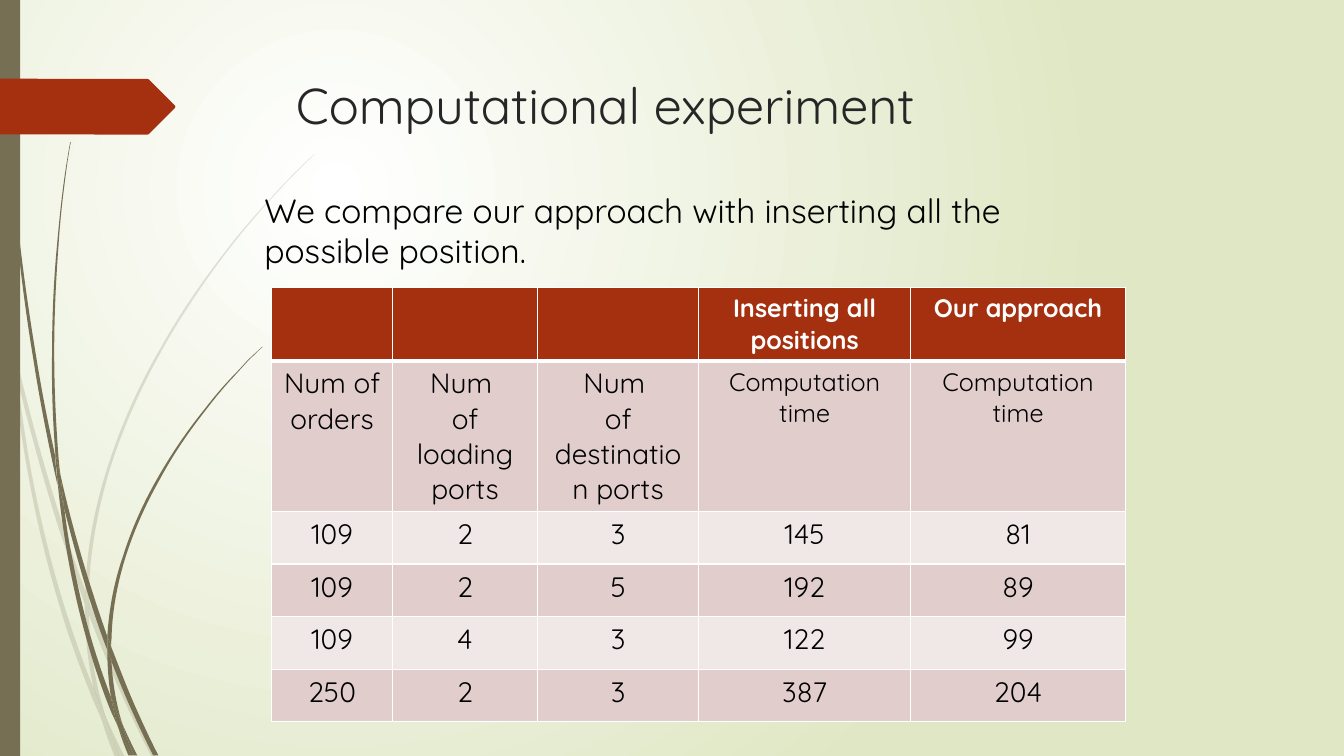
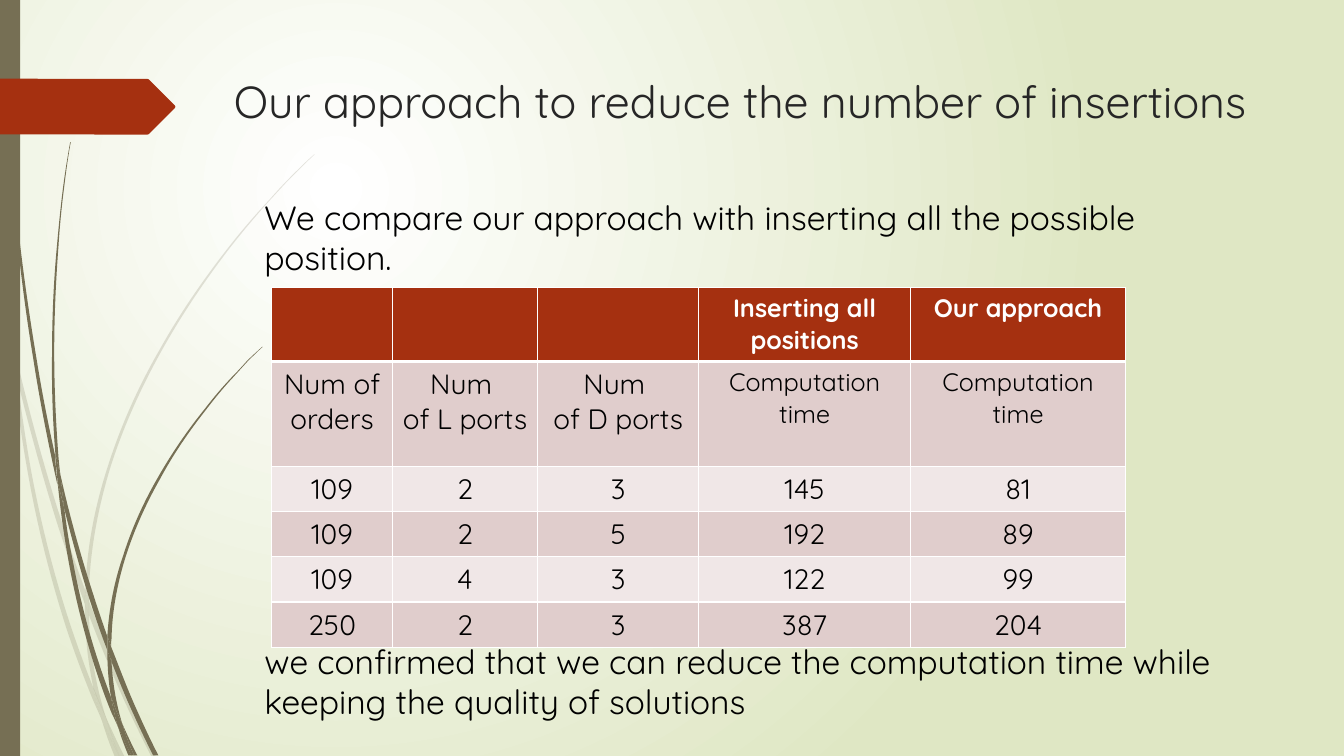
Before and after one commit to r-kurosu/kline_new, a slide deck: slide 41 of 竹田_修論発表.pptx. Drawn at 1344x756 pixels with LibreOffice and Linux fonts; fonts in the diff are those of the drawing. Boxes give left, top, right and bottom in pixels: in the first picture for what was removed or moved away, otherwise in the second. Text is boxed around its words. In the diff, an @@ line names an element or a change of style, - is before the commit and + after.

```diff
--- a/竹田_修論発表.pptx
+++ b/竹田_修論発表.pptx
@@ title at [234, 85, 1246, 127]: text changed; size 36 to 32 pt @@
-Computational experiment
+Our approach to reduce the number of insertions
@@ text "We compare our approach with ...": place and size @@
-text "We compare our approach with ..." at [264, 198, 1000, 270]
+text "We compare our approach with ..." at [264, 205, 1211, 721]
@@ table at [272, 287, 1126, 640] @@
-row 2, column 2: Num / of loading ports
+row 2, column 2: Num / of L ports
-row 2, column 3: Num / of destination ports
+row 2, column 3: Num / of D ports
@@ text at [264, 639, 1211, 721]: paragraph added @@
+we confirmed that we can reduce the computation time while keeping the quality of solutions
```
Also in this commit, not shown: 5 other slides changed, 1 slide added.
